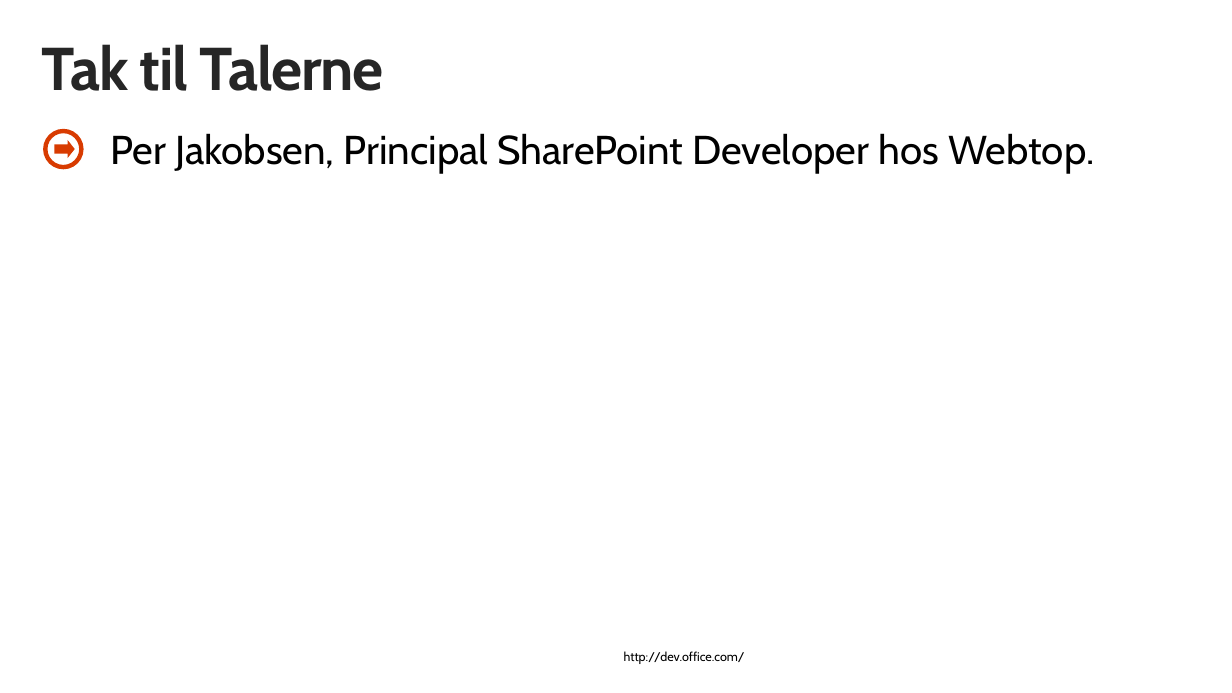
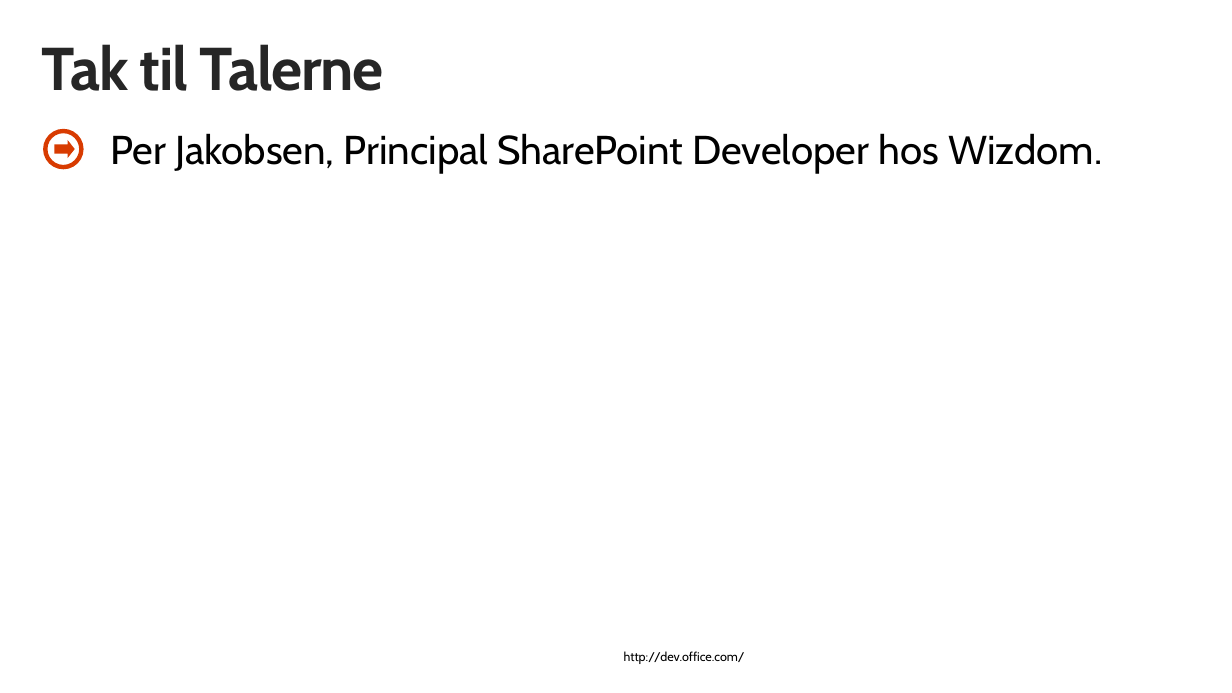
Before and after one commit to andersdissing/spbg-codecamp-pnp-2018, a slide deck: slide 4 of 0 - Agenda SPBG Dev Camp.pptx. Drawn at 1232x693 pixels with LibreOffice and Linux fonts; fonts in the diff are those of the drawing; background and template pictures are left out. Boxes give left, top, right and bottom in pixels: in the first picture for what was removed or moved away, otherwise in the second. Text is boxed around its words. In the diff, an @@ line names an element or a change of style, - is before the commit and + after.

```diff
--- a/0 - Agenda SPBG Dev Camp.pptx
+++ b/0 - Agenda SPBG Dev Camp.pptx
@@ text at box(110, 133, 1102, 173): text changed @@
-Per Jakobsen, Principal SharePoint Developer hos Webtop.
+Per Jakobsen, Principal SharePoint Developer hos Wizdom.
```
Also in this commit, not shown: 1 other slide changed.
